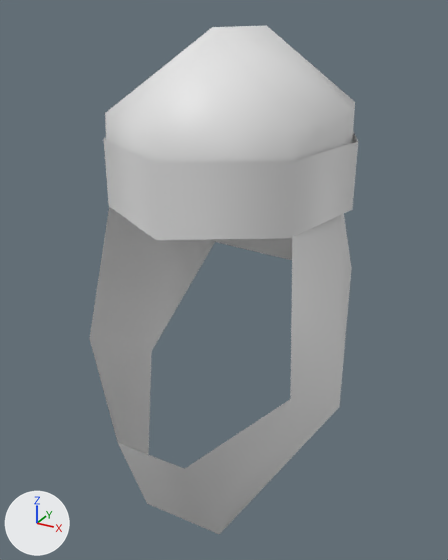
Two versions of the COLLADA model art/meshes/props/helmet/arab/helmet_arab_e_01.dae, one commit apart.
Rendered twice from a camera (50 mm lens) standing at (0.603, -1.18, 0.689) and looking at (-0.012, -0.06, 0.129). Every picture has the same lights, and +X, +Y and +Z are marked at lower left. The older version comes first.

The first picture shows 'a_helmet_arab_e_01'.
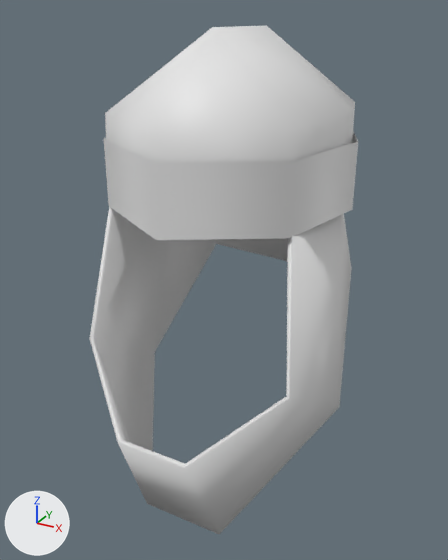
What the commit changed:
me_cubo_043 is used by ob_a_helmet_arab_e_01; location (0.0, 0.0, 0.0).
me_cubo_043 had 56 vertices, 66 faces and spanned x -0.262..0.262, y -0.386..0.289, z -0.377..0.656.
me_cubo_043 now has 74 vertices, 120 faces and spans x -0.262..0.262, y -0.386..0.289, z -0.377..0.656.
Part 1, on me_cubo_043:
18 vertices are added at x -0.251..0.251, y -0.376..0.278, z -0.372..0.32.
54 new faces join them.

Where the change shows, as pixel boxes [x1, y1, x2, y2] in the pictures (448 x 560 px):
part 1 of me_cubo_043, added
    after: [89, 207, 293, 469]
